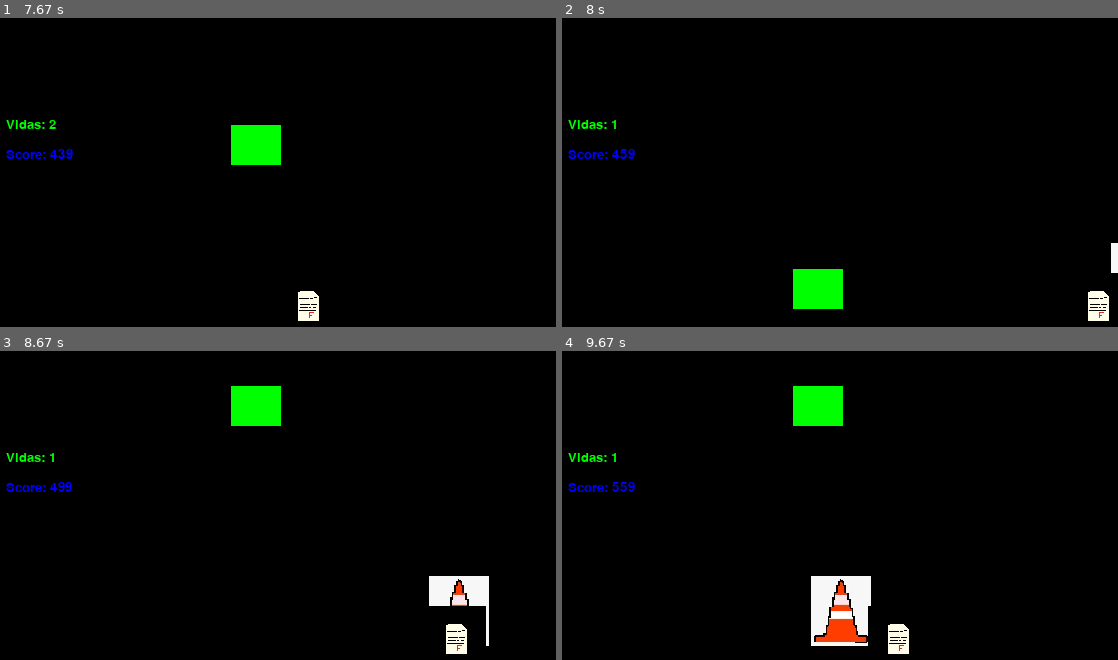
Above: before the commit, frames 1-4 (two rows, left to right).
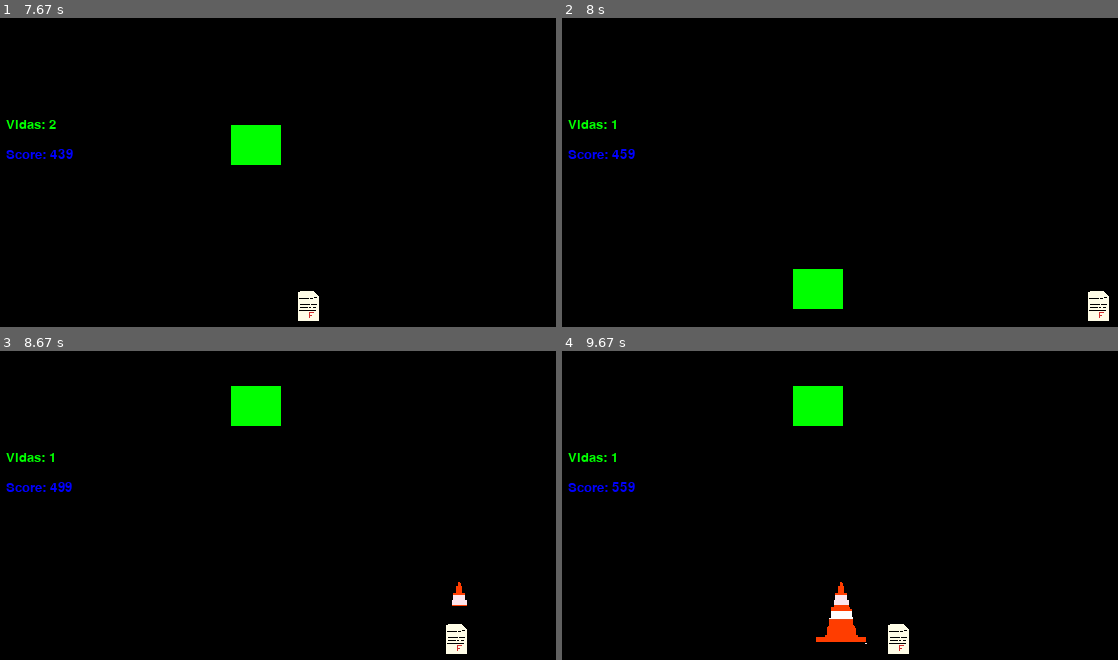
Above: after the commit, the same moments.

Repository: pedrofracassi/insper-dessoft-projeto-final
Game: pygame game, started from main.py
The game is run twice, just before and just after one commit, with the same random seed, the same clock (stepped at 60 frames per second) and the same inputs.
Inputs:
- Up to frame 1 (7.67 s): tap Space at 0.33, 1.23, 1.53, 2.23, 2.53, 2.8, 3.13, 3.43, 3.57, 3.97, 4.27, 4.63, 5.03, 5.33, 5.53, 5.83, 6.87, 7.17 s
- Up to frame 2 (8 s): tap Space at 7.77 s
- Up to frame 3 (8.67 s): tap Space at 8.07, 8.2 s
- Up to frame 4 (9.67 s): tap Space at 9.27 s

Frame 1 is identical in both runs. In frame 2, 0.1% of the frame differs, in the area x 98-100%, y 72-83%; in frame 3, 1.0%; in frame 4, 1.7%, in the area x 44-56%, y 72-96%.

Commit message:
cone arrumado

Diff:
--- a/stages/obs2.py
+++ b/stages/obs2.py
@@ -15,7 +15,7 @@
 class x(pygame.sprite.Sprite):
   def __init__(self):
     pygame.sprite.Sprite.__init__(self)
-    a = pygame.image.load('stages/cone.jpg').convert()
+    a = pygame.image.load('stages/cone1.png').convert()
     coninho = pygame.transform.scale(a, (60, 70))
     self.image = coninho
     self.rect = self.image.get_rect()
Binary file removed: stages/cone.jpg
Binary file added: stages/cone1.png
